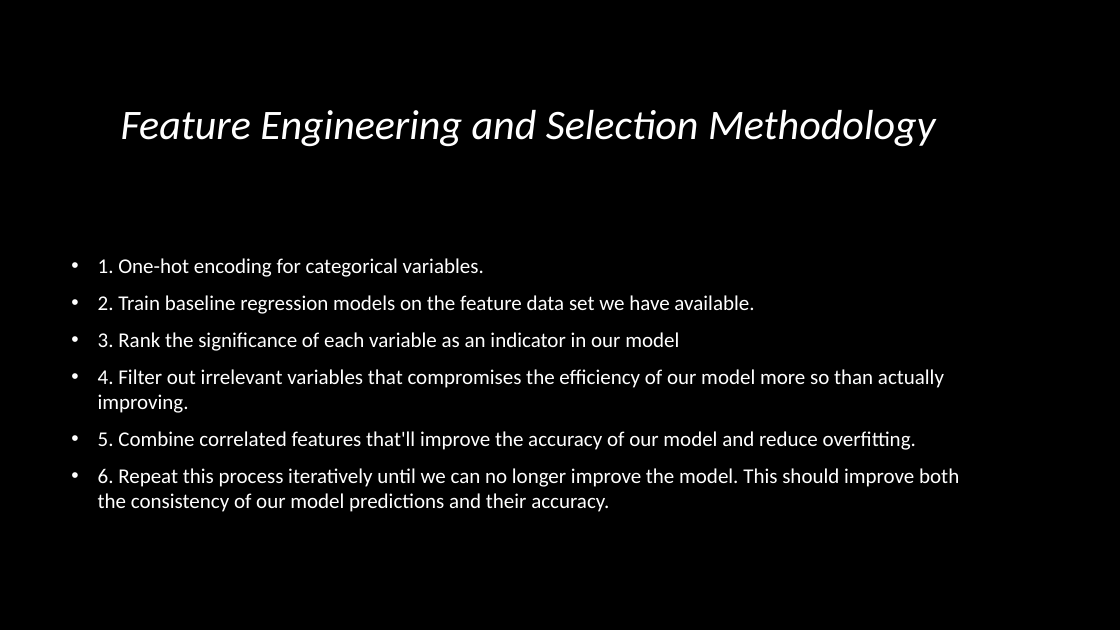
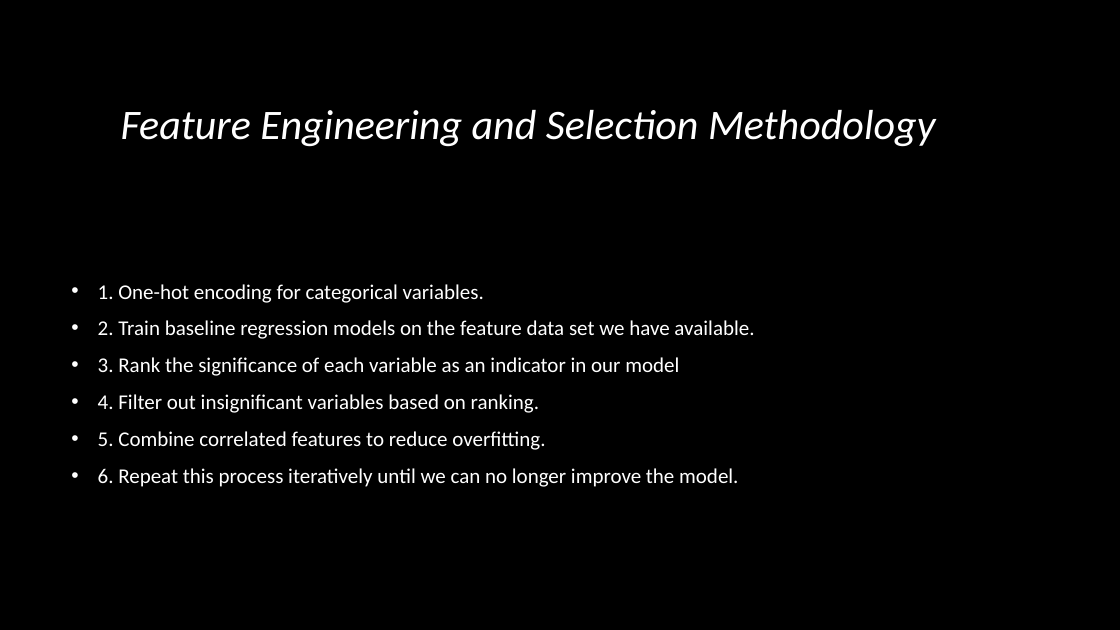
Before and after one commit to ayan1995/Thinkful, a slide deck: slide 11 of Bootcamp/Unit 3 Deeper into Supervised Learning/Supervised Learning Capstone/data-science-for-good/PASSNYC Capstone Predicting Attendance .pptx. Drawn at 1120x630 pixels with LibreOffice and Linux fonts; fonts in the diff are those of the drawing; background and template pictures are left out. Boxes give left, top, right and bottom in pixels: in the first picture for what was removed or moved away, otherwise in the second. Text is boxed around its words. In the diff, an @@ line names an element or a change of style, - is before the commit and + after.

```diff
--- a/Bootcamp/Unit 3 Deeper into Supervised Learning/Supervised Learning Capstone/data-science-for-good/PASSNYC Capstone Predicting Attendance .pptx
+++ b/Bootcamp/Unit 3 Deeper into Supervised Learning/Supervised Learning Capstone/data-science-for-good/PASSNYC Capstone Predicting Attendance .pptx
@@ text at (98, 394, 738, 487): text changed @@
-• 4. Filter out irrelevant variables that compromises the efficiency of our model more so than actually improving.
-• 5. Combine correlated features that'll improve the accuracy of our model and reduce overfitting.
-• 6. Repeat this process iteratively until we can no longer improve the model. This should improve both the consistency of our model predictions and their accuracy.
+• 4. Filter out insignificant variables based on ranking.
+• 5. Combine correlated features to reduce overfitting.
+• 6. Repeat this process iteratively until we can no longer improve the model.
```
Also in this commit, not shown: 5 other slides changed, 2 other files.
